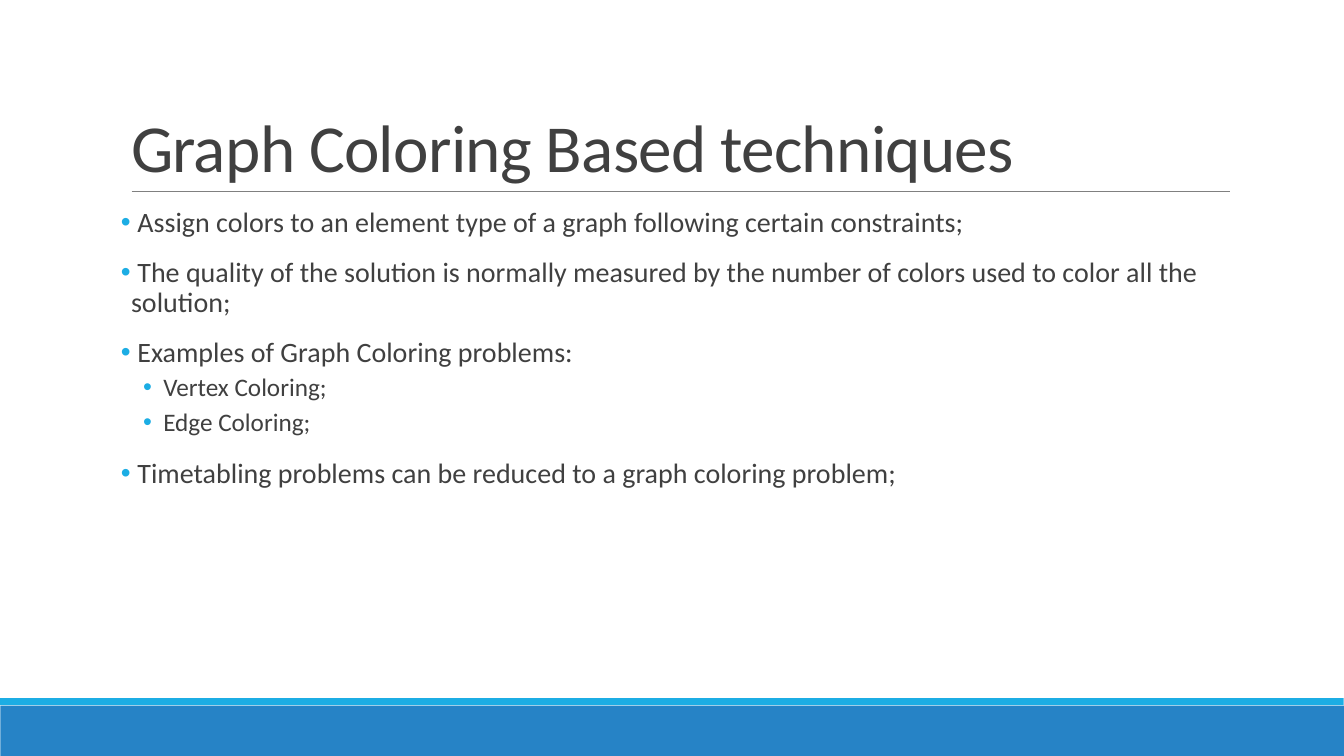
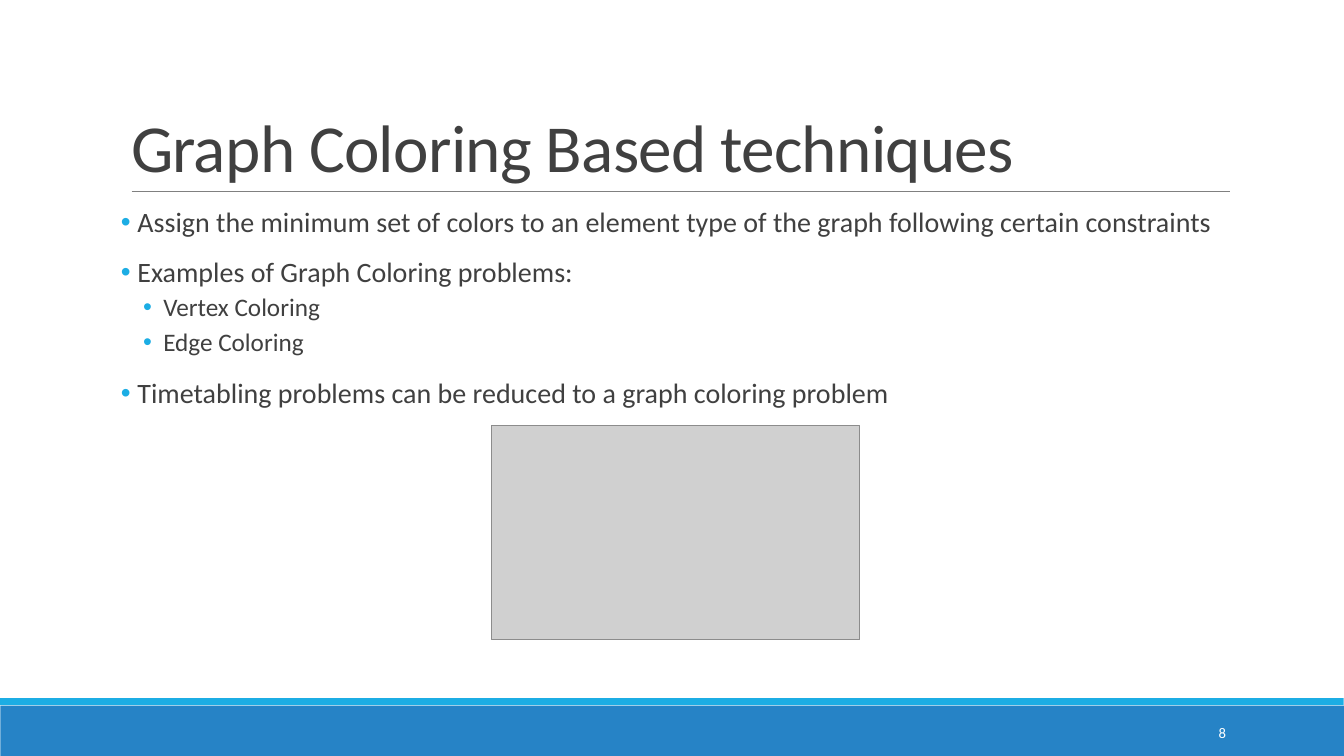
Before and after one commit to devilsdante/isel-examtimetabling-2014-2015, a slide deck: slide 8 of doc/Apresentação Oral/Examination Timetabling Automation using Hybrid Meta-heuristics.pptx. Drawn at 1344x756 pixels with LibreOffice and Linux fonts; fonts in the diff are those of the drawing; grey boxes stand for pictures. Boxes give left, top, right and bottom in pixels: in the first picture for what was removed or moved away, otherwise in the second. Text is boxed around its words. In the diff, an @@ line names an element or a change of style, - is before the commit and + after.

```diff
--- a/doc/Apresentação Oral/Examination Timetabling Automation using Hybrid Meta-heuristics.pptx
+++ b/doc/Apresentação Oral/Examination Timetabling Automation using Hybrid Meta-heuristics.pptx
@@ text at (137,212,1211,237): text changed @@
-• Assign colors to an element type of a graph following certain constraints;
-• The quality of the solution is normally measured by the number of colors used to color all the solution;
+• Assign the minimum set of colors to an element type of the graph following certain constraints
@@ text at (137,298,888,408): text changed @@
-  • Vertex Coloring;
-  • Edge Coloring;
-• Timetabling problems can be reduced to a graph coloring problem;
+  • Vertex Coloring
+  • Edge Coloring
+• Timetabling problems can be reduced to a graph coloring problem
@@ picture added at (491,425,860,640) @@
@@ page number added at (1219,728,1226,738), 10.5 pt, text #FFFFFF @@
+8
```
Also in this commit, not shown: 20 other slides changed, 2 slides added, 9 slides removed, 14 other files.
